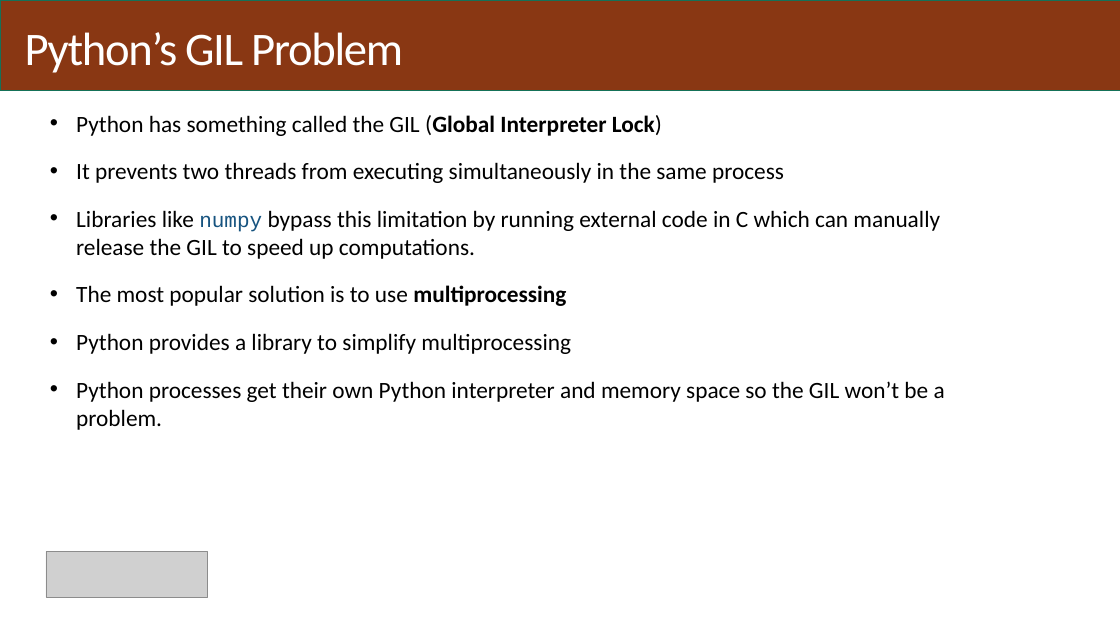
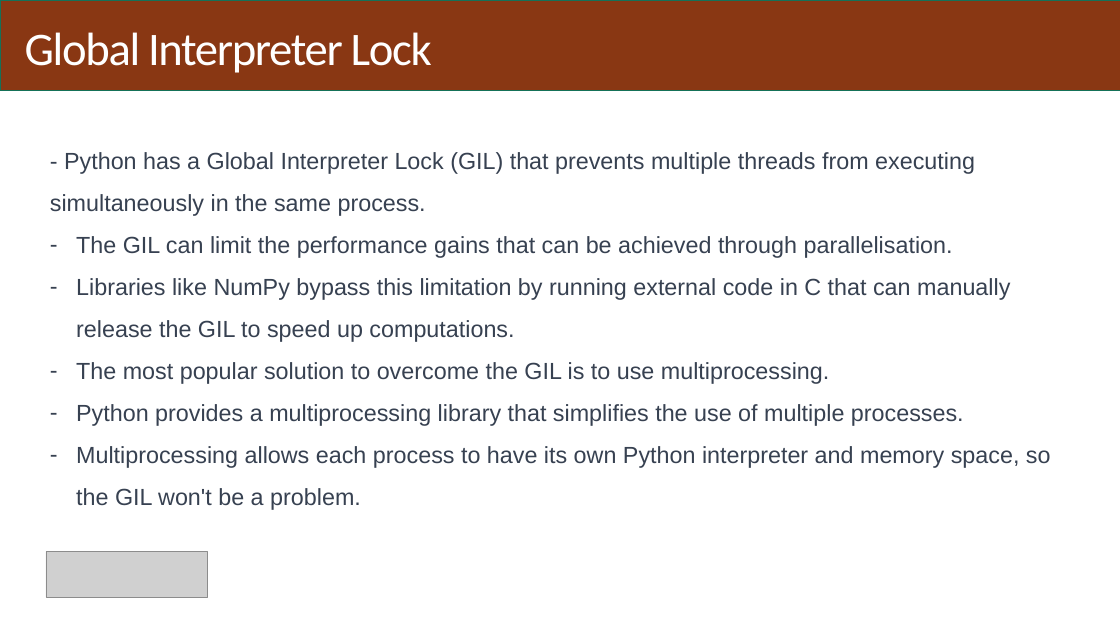
Before and after one commit to BangorUniversity/Research-Computing-Community, a slide deck: slide 11 of workshops/parallel_processing.pptx. Drawn at 1120x630 pixels with LibreOffice and Linux fonts; fonts in the diff are those of the drawing; grey boxes stand for pictures. Boxes give left, top, right and bottom in pixels: in the first picture for what was removed or moved away, otherwise in the second. Text is boxed around its words. In the diff, an @@ line names an element or a change of style, - is before the commit and + after.

```diff
--- a/workshops/parallel_processing.pptx
+++ b/workshops/parallel_processing.pptx
@@ title at [25,32,432,73]: text changed @@
-Python’s GIL Problem
+Global Interpreter Lock
@@ text at [50,152,1051,510]: text changed; font Calibri to Arial; text colour #000000 to #374151 @@
-• Python has something called the GIL (Global Interpreter Lock)
-• It prevents two threads from executing simultaneously in the same process
-• Libraries like numpy bypass this limitation by running external code in C which can manually release the GIL to speed up computations.
-• The most popular solution is to use multiprocessing
-• Python provides a library to simplify multiprocessing
-• Python processes get their own Python interpreter and memory space so the GIL won’t be a problem.
+- Python has a Global Interpreter Lock (GIL) that prevents multiple threads from executing simultaneously in the same process.
+– The GIL can limit the performance gains that can be achieved through parallelisation.
+– Libraries like NumPy bypass this limitation by running external code in C that can manually release the GIL to speed up computations.
+– The most popular solution to overcome the GIL is to use multiprocessing.
+– Python provides a multiprocessing library that simplifies the use of multiple processes.
+– Multiprocessing allows each process to have its own Python interpreter and memory space, so the GIL won't be a problem.
```
Also in this commit, not shown: 31 other slides changed, 5 slides added, 4 slides removed.
